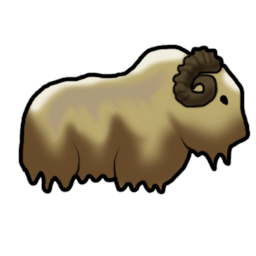
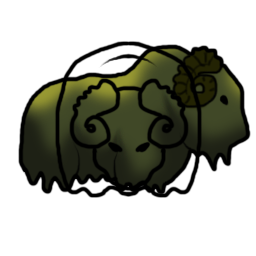
Layer changes from the first 256px x 256px image to the second:
added layer "Layer 8" above "Layer 10" over [69, 78, 189, 194]
added layer "Layer 10" above "Layer 9" over [54, 41, 203, 198]
removed layer "Layer 2" over [22, 44, 247, 195]
added layer "Layer 7" above "Layer 6" over [22, 44, 247, 195]
hid "Layer 6" over [22, 47, 247, 192]
hid "Layer 5" over [22, 47, 247, 192]
hid "Layer 4" over [22, 47, 247, 192]
